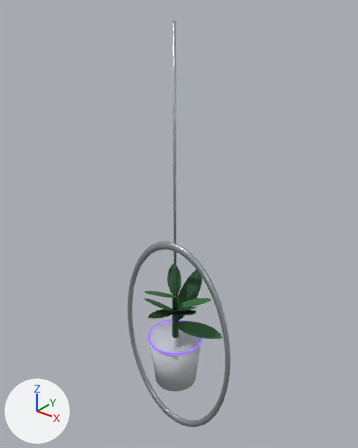
One commit to the glTF model internal/web/static/office/sets/modern/Deco_HangingPlanter.gltf: the scene before it, then after it.
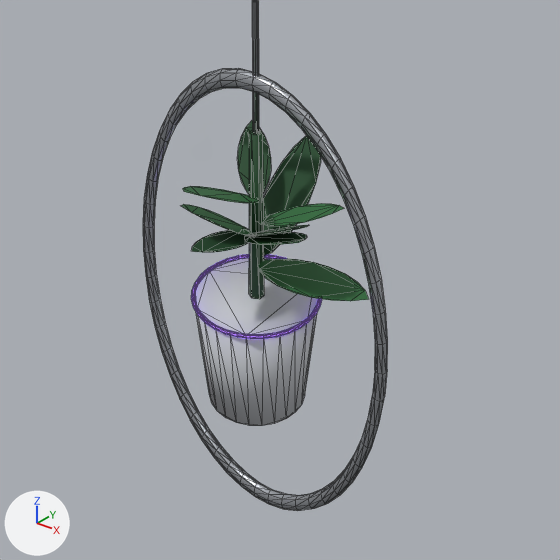
There are two pictures of each version: one whole from a 50 mm camera at (0.802, -0.984, 0.08) aimed at (-0.012, 0.034, -0.551), one close up on the part from 19% to 85% of the width and 47% to 100% of the height. Lighting does not change. The marker at lower left points along +X, +Y and +Z. The older version's two pictures come first. The close-ups show mesh edges as thin lines.

Names of what the first close-up shows: 'Deco_HangingPlanter'.
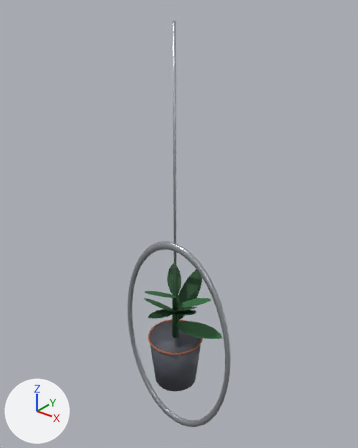
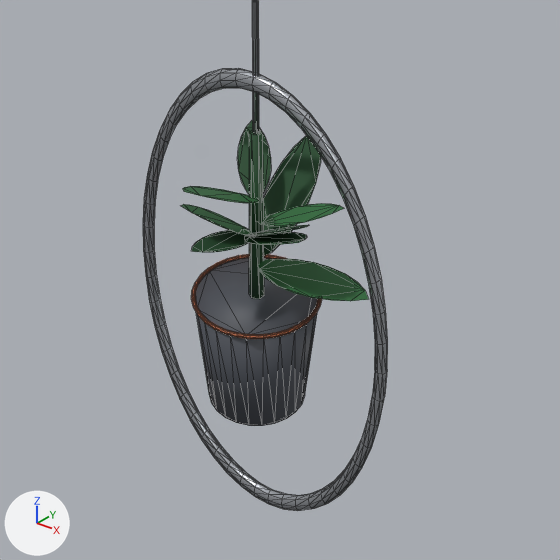
What differs and where, as boxes [x1, y1, x2, y2] in the close-ups (560 x 560 px):
'Deco_HangingPlanter', recoloured, surface changed (light grey to dark grey): [147, 106, 377, 426] in both

The change, as a list of edits to the scene's bpy script:
```text
Change mat_rs_bodydark:
    mat_rs_bodydark.base_color: (0.552, 0.571, 0.604) -> (0.0704, 0.0782, 0.0953)  # light grey #c4c7cc -> dark grey #4b4f57
Change mat_rs_neon_secondary:
    remove mat_rs_neon_secondary.emission_color = (0.258, 0.107, 1.0)  # purple #8b5cff
    remove mat_rs_neon_secondary.emission_strength = 1.5
    mat_rs_neon_secondary.base_color: (0.0, 0.0, 0.0) -> (0.434, 0.117, 0.0452)  # black #000000 -> brown #b0603c
```
